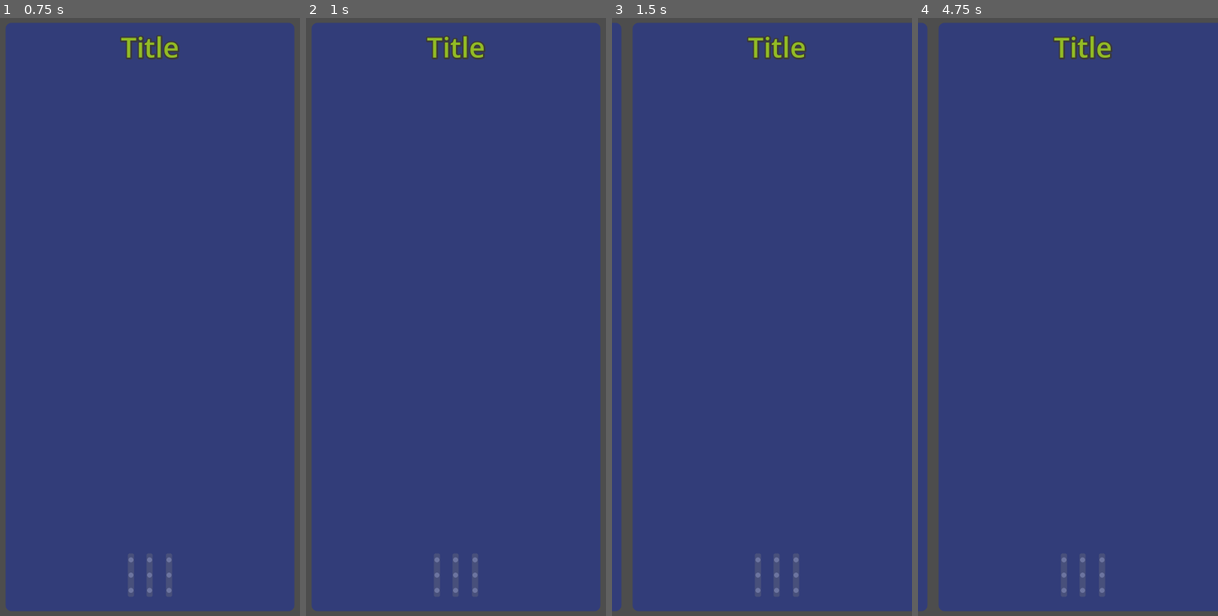
Above: before the commit, frames 1-4 (left to right).
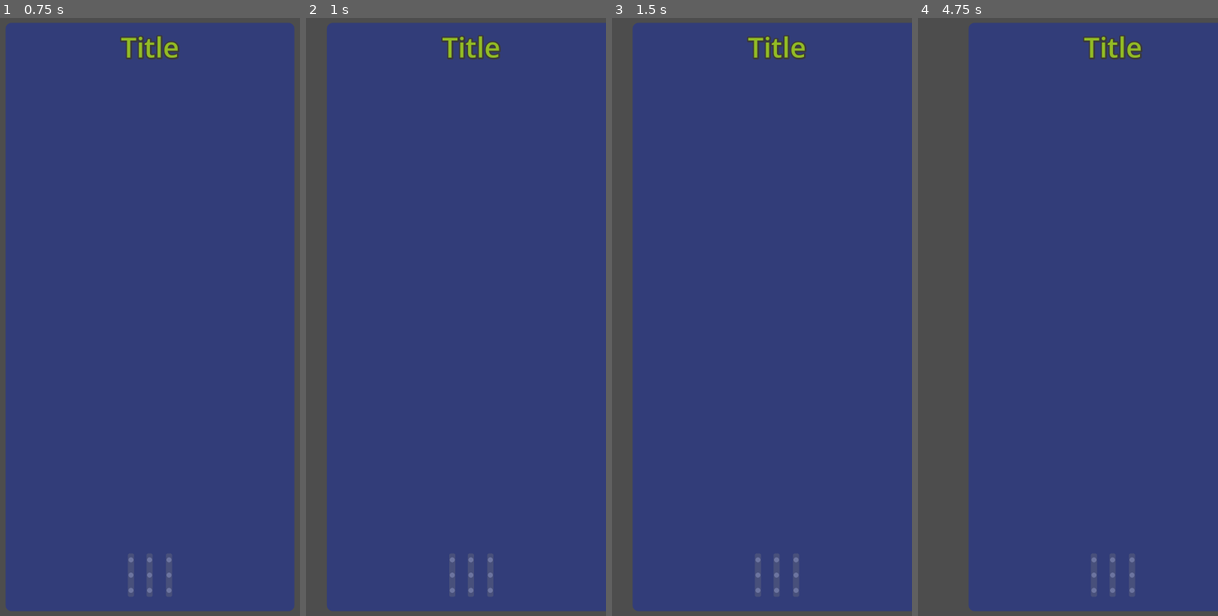
Above: after the commit, the same moments.

Repository: Theklo-Teal/Godot_Mobile_App_Swiping_Template
Game: Godot game, scene res://main_scene.tscn
Same seed, same stepped clock (60 frames per second), same inputs: the game is played once before the commit and once after it.
Inputs (mouse positions are in pixels of both pictures, inside the frame that each line leads up to):
- Up to frame 1 (0.75 s): move the mouse to (216, 287) at 0.52 s; click (216, 287) at 0.67 s
- Up to frame 2 (1 s): no input
- Up to frame 3 (1.5 s): drag from (702, 346) to (747, 436) at 1.27 s
- Up to frame 4 (4.75 s): move the mouse to (1098, 185) at 2.02 s; click (1098, 185) at 2.17 s; tap Enter at 2.75 s; drag from (1053, 436) to (978, 227) at 2.77 s; move the mouse to (1158, 406) at 3.52 s; click (1158, 406) at 3.67 s; tap Space at 4.25 s; drag from (978, 227) to (1023, 167) at 4.27 s

Frame 1 is identical in both runs. In frame 2, 7.5% of the frame differs, in the area x 2-100%, y 0-100%; in frame 3, 2.9%; in frame 4, 14%, in the area x 0-75%, y 0-100%.
Error before the commit: Invalid call. Nonexistent function '_exit_card' in base 'MarginContainer (Card)'. (res://main_scene.tscn::GDScript_elk2j:44)

Commit message:
Added override functions for exit card and enter card.

Diff:
--- a/cards/base_card.gd
+++ b/cards/base_card.gd
@@ -2,3 +2,8 @@
 class_name Card
 
 var lock_swipe : bool = false ## Inhibit card swiping.
+
+func _exit_card():
+    pass
+func _enter_card():
+    pass
